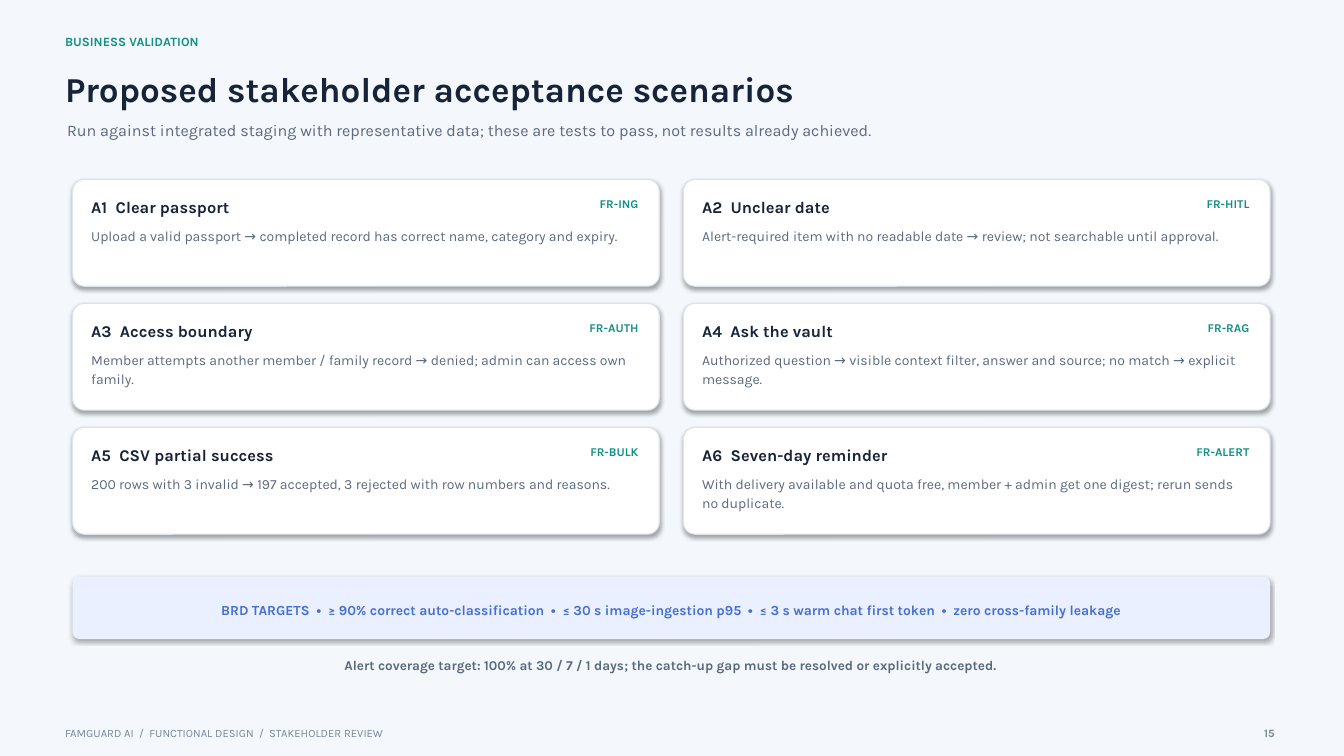
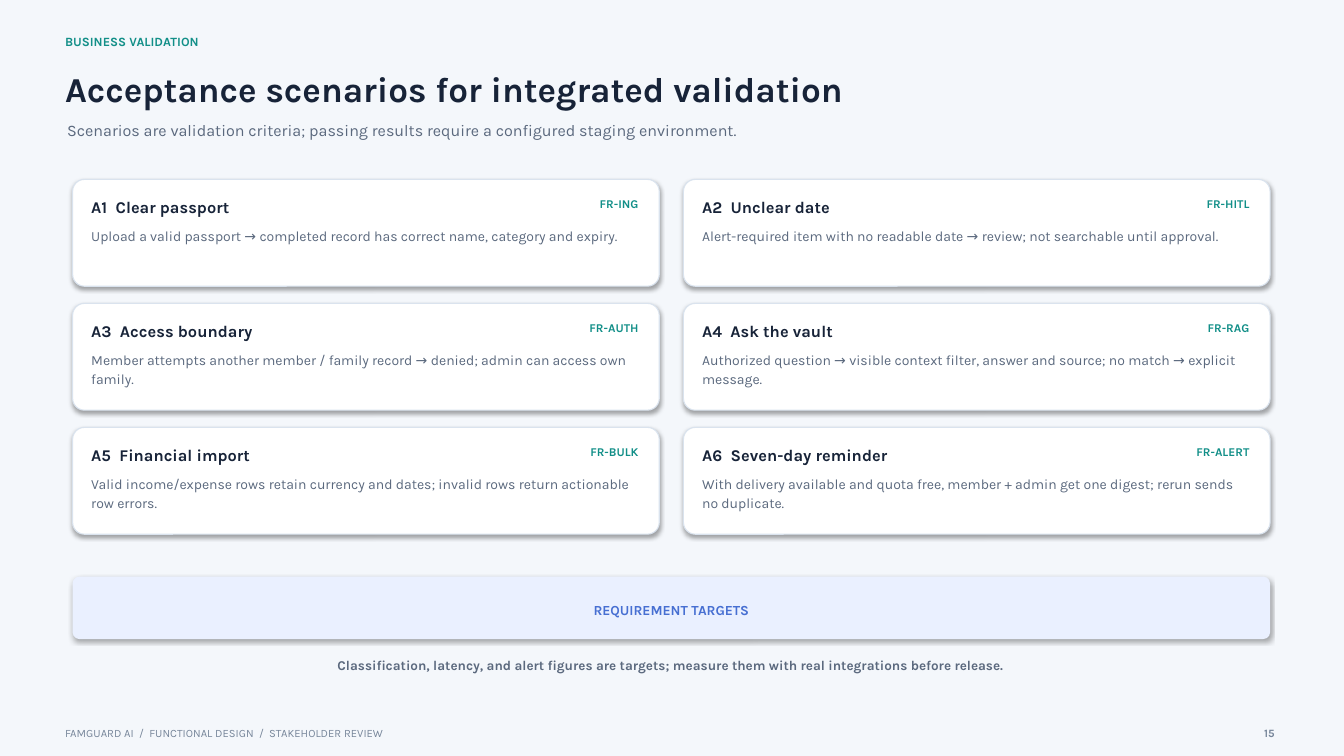
Before and after one commit to rajendranduraiswamy76-dev/FamGuard, a slide deck: slide 15 of docs/FamGuard-Functional-Design-Stakeholder.pptx. Drawn at 1344x756 pixels with LibreOffice and Linux fonts; fonts in the diff are those of the drawing. Boxes give left, top, right and bottom in pixels: in the first picture for what was removed or moved away, otherwise in the second. Text is boxed around its words. In the diff, an @@ line names an element or a change of style, - is before the commit and + after.

```diff
--- a/docs/FamGuard-Functional-Design-Stakeholder.pptx
+++ b/docs/FamGuard-Functional-Design-Stakeholder.pptx
@@ text at (65,77,842,111): text changed @@
-Proposed stakeholder acceptance scenarios
+Acceptance scenarios for integrated validation
@@ text at (67,125,736,140): text changed @@
-Run against integrated staging with representative data; these are tests to pass, not results already achieved.
+Scenarios are validation criteria; passing results require a configured staging environment.
@@ text at (91,449,250,465): text changed @@
-A5 CSV partial success
+A5 Financial import
@@ text at (91,479,628,508): text changed @@
-200 rows with 3 invalid → 197 accepted, 3 rejected with row numbers and reasons.
+Valid income/expense rows retain currency and dates; invalid rows return actionable row errors.
@@ text at (594,606,749,618): text changed @@
-BRD TARGETS • ≥ 90% correct auto-classification • ≤ 30 s image-ingestion p95 • ≤ 3 s warm chat first token • zero cross-family leakage
+REQUIREMENT TARGETS
@@ text at (337,660,1004,674): text changed @@
-Alert coverage target: 100% at 30 / 7 / 1 days; the catch-up gap must be resolved or explicitly accepted.
+Classification, latency, and alert figures are targets; measure them with real integrations before release.
```
Also in this commit, not shown: 16 other slides changed, 1 other file.
